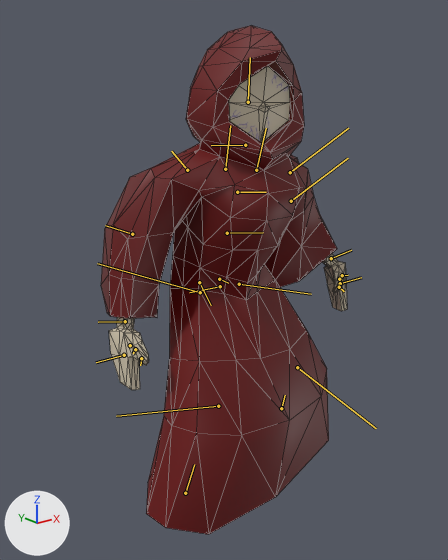
Before and after pictures for a commit that changed the FBX model Finsternis/Assets/Meshes/Characters/Balthazar/Balthazar.fbx.
Both versions are drawn from a 50 mm lens placed at (-1.74, -2.34, 1.81), pointed at (-0.02, -0.19, 0.96). Every picture has the same lights, and +X, +Y and +Z are marked at lower left. Both versions are drawn at frame 170 of the action 'Take 001'; the numbers are the values there. The bones that bend it are drawn over the model as lines. Mesh edges are drawn as thin lines.

Objects in the first picture: 'corpo'.
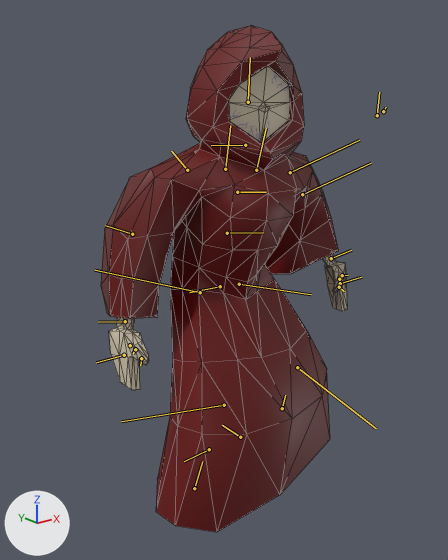
What the commit changed:
Bone 'l_shoulder' (bone_l_shoulder) turns from (10, 33, -44) to (33, 29, -33) degrees about its own x, y and z.
Bone 'l_wrist' (bone_l_wrist) turns from (-8, -1, -18) to (-25, -4, -7) degrees about its own x, y and z.
Bone 'r_leg' (bone_r_leg) turns from (4, 51, 24) to (3, 52, 21) degrees about its own x, y and z.
Bone 'r_knee' (bone_r_knee) turns from (8, -43, -11) to (10, -46, -12) degrees about its own x, y and z.

Pixel boxes [x1, y1, x2, y2] of what changed, in the pictures (448 x 560 px):
'corpo', posed
    before: [101, 26, 347, 534]
    after: [101, 26, 347, 532]
bone 'l_shoulder', root to tip
    before: (290, 172) to (348, 128)
    after: (290, 172) to (359, 140)
bone 'r_leg', root to tip
    before: (200, 292) to (97, 263)
    after: (200, 292) to (95, 270)
bone 'r_knee', root to tip
    before: (218, 406) to (116, 416)
    after: (224, 405) to (121, 421)
